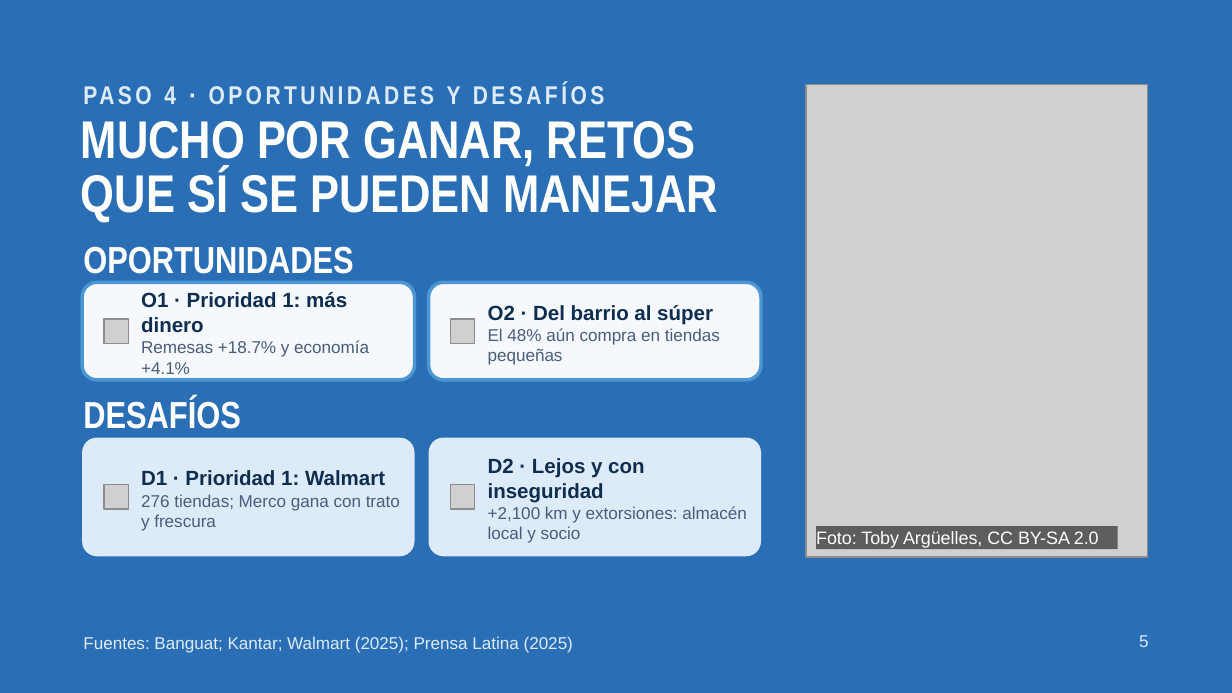
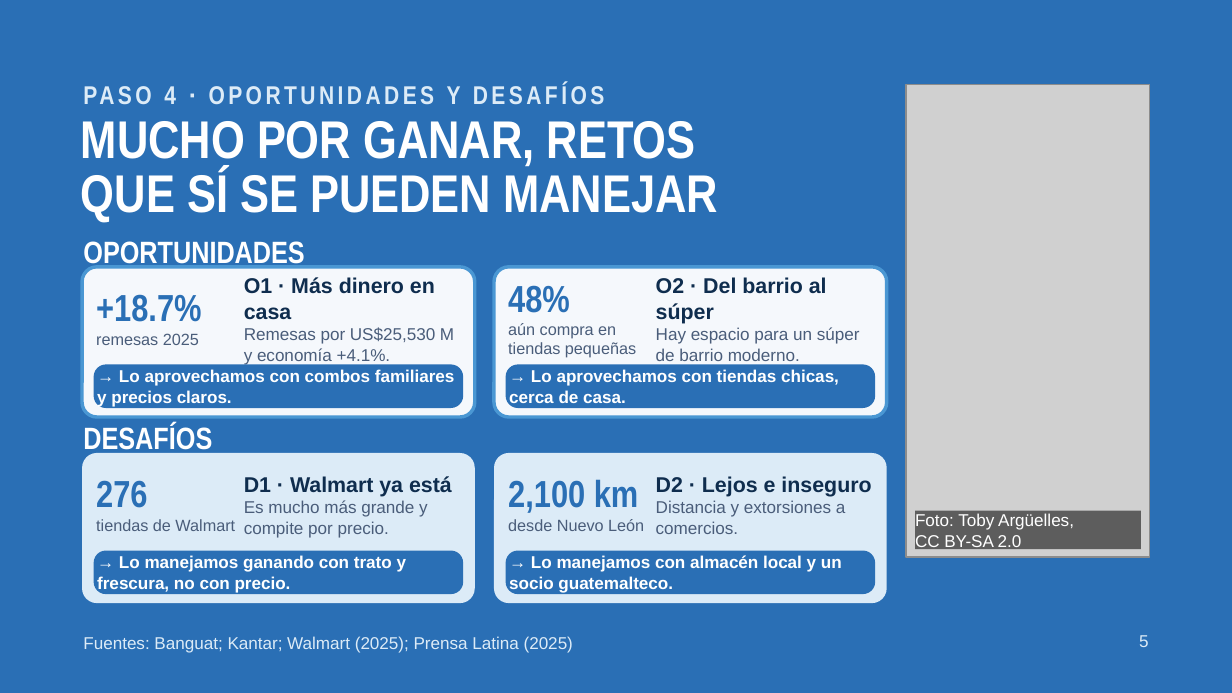
Before and after one commit to samueldejuan/samuel, a slide deck: slide 5 of presentacion/Pitch_Merco_Guatemala.pptx. Drawn at 1232x693 pixels with LibreOffice and Linux fonts; fonts in the diff are those of the drawing; grey boxes stand for pictures. Boxes give left, top, right and bottom in pixels: in the first picture for what was removed or moved away, otherwise in the second. Text is boxed around its words. In the diff, an @@ line names an element or a change of style, - is before the commit and + after.

```diff
--- a/presentacion/Pitch_Merco_Guatemala.pptx
+++ b/presentacion/Pitch_Merco_Guatemala.pptx
@@ picture: place and size @@
-picture at box(806, 85, 1147, 557)
+picture at box(906, 85, 1149, 557)
@@ text "OPORTUNIDADES" at box(83, 241, 304, 269): size 22 to 18 pt @@
@@ rounded rectangle: place and size @@
-rounded rectangle at box(83, 282, 415, 379)
+rounded rectangle at box(83, 267, 476, 418)
@@ rounded rectangle: place and size @@
-rounded rectangle at box(429, 282, 761, 379)
+rounded rectangle at box(494, 267, 887, 418)
@@ text added at box(96, 294, 201, 345), 9.5 pt, text #4A5D7A @@
++18.7%
+remesas 2025
@@ text at box(244, 277, 454, 365): text changed @@
-O1 · Prioridad 1: más dinero
-Remesas +18.7% y economía +4.1%
+O1 · Más dinero en casa
+Remesas por US$25,530 M y economía +4.1%.
@@ text at box(508, 285, 636, 358): text changed; size 10 to 9.5 pt @@
-O2 · Del barrio al súper
-El 48% aún compra en tiendas pequeñas
+48%
+aún compra en tiendas pequeñas
@@ text added at box(656, 277, 860, 365), 10 pt, text #4A5D7A @@
+O2 · Del barrio al súper
+Hay espacio para un súper de barrio moderno.
@@ picture removed at box(103, 319, 128, 344) @@
@@ picture removed at box(451, 319, 476, 344) @@
@@ rounded rectangle added at box(94, 365, 463, 408), fill #2A6FB5, 10 pt, text #FFFFFF, bold @@
+→ Lo aprovechamos con combos familiares y precios claros.
@@ rounded rectangle added at box(505, 365, 875, 408), fill #2A6FB5, 10 pt, text #FFFFFF, bold @@
+→ Lo aprovechamos con tiendas chicas, cerca de casa.
@@ text "DESAFÍOS" at box(83, 424, 212, 455): size 22 to 18 pt @@
@@ text "DESAFÍOS": place and size @@
-text "DESAFÍOS" at box(83, 398, 240, 429)
+text "DESAFÍOS" at box(83, 424, 212, 455)
@@ rounded rectangle: place and size @@
-rounded rectangle at box(83, 437, 415, 556)
+rounded rectangle at box(83, 453, 476, 604)
@@ text removed at box(141, 470, 400, 531) @@
-D1 · Prioridad 1: Walmart
-276 tiendas; Merco gana con trato y frescura
@@ text added at box(244, 476, 452, 538), 10 pt, text #4A5D7A @@
+D1 · Walmart ya está
+Es mucho más grande y compite por precio.
@@ text removed at box(488, 458, 747, 543) @@
-D2 · Lejos y con inseguridad
-+2,100 km y extorsiones: almacén local y socio
@@ proportions changed in 4 elements at box(83, 267, 476, 418), box(83, 453, 476, 604), box(494, 267, 887, 418), box(494, 453, 887, 604) @@
@@ rounded rectangle: place and size @@
-rounded rectangle at box(429, 437, 761, 556)
+rounded rectangle at box(494, 453, 887, 604)
@@ text added at box(508, 479, 644, 531), 9.5 pt, text #4A5D7A @@
+2,100 km
+desde Nuevo León
@@ text added at box(656, 476, 871, 534), 10 pt, text #4A5D7A @@
+D2 · Lejos e inseguro
+Distancia y extorsiones a comercios.
@@ text added at box(96, 480, 235, 531), 9.5 pt, text #4A5D7A @@
+276
+tiendas de Walmart
@@ picture removed at box(103, 484, 128, 509) @@
@@ picture removed at box(451, 484, 476, 509) @@
@@ text in rectangle at box(915, 513, 1074, 551): text changed; size 10.5 to 10 pt @@
-Foto: Toby Argüelles, CC BY-SA 2.0
+Foto: Toby Argüelles,
+CC BY-SA 2.0
@@ rectangle "Foto: Toby Argüelles,": place and size @@
-rectangle "Foto: Toby Argüelles," at box(816, 526, 1117, 549)
+rectangle "Foto: Toby Argüelles," at box(915, 511, 1141, 549)
@@ rounded rectangle added at box(94, 551, 463, 594), fill #2A6FB5, 10 pt, text #FFFFFF, bold @@
+→ Lo manejamos ganando con trato y frescura, no con precio.
@@ rounded rectangle added at box(505, 551, 875, 594), fill #2A6FB5, 10 pt, text #FFFFFF, bold @@
+→ Lo manejamos con almacén local y un socio guatemalteco.
```
Also in this commit, not shown: 7 other slides changed, 2 other files.
